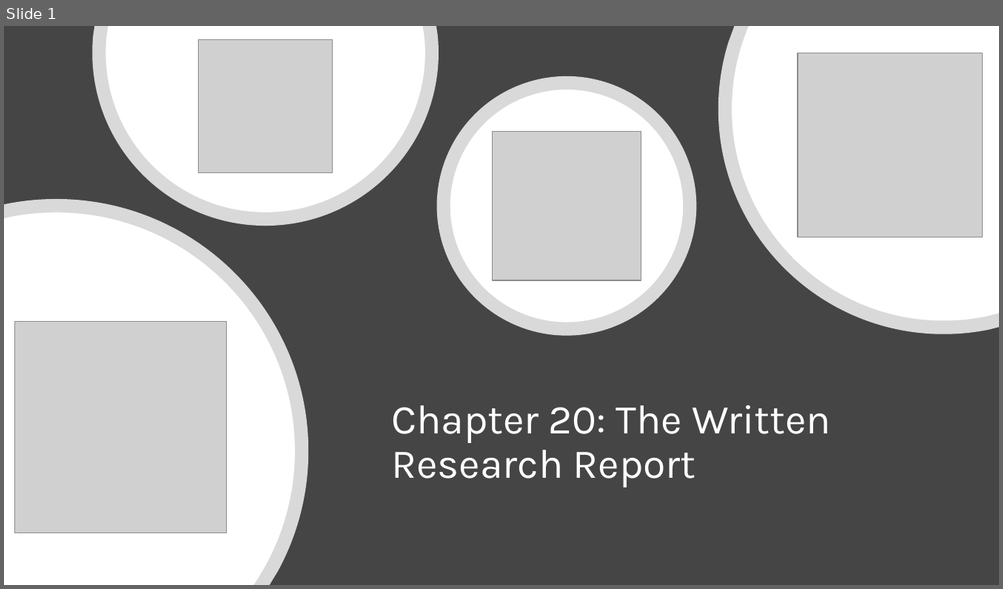
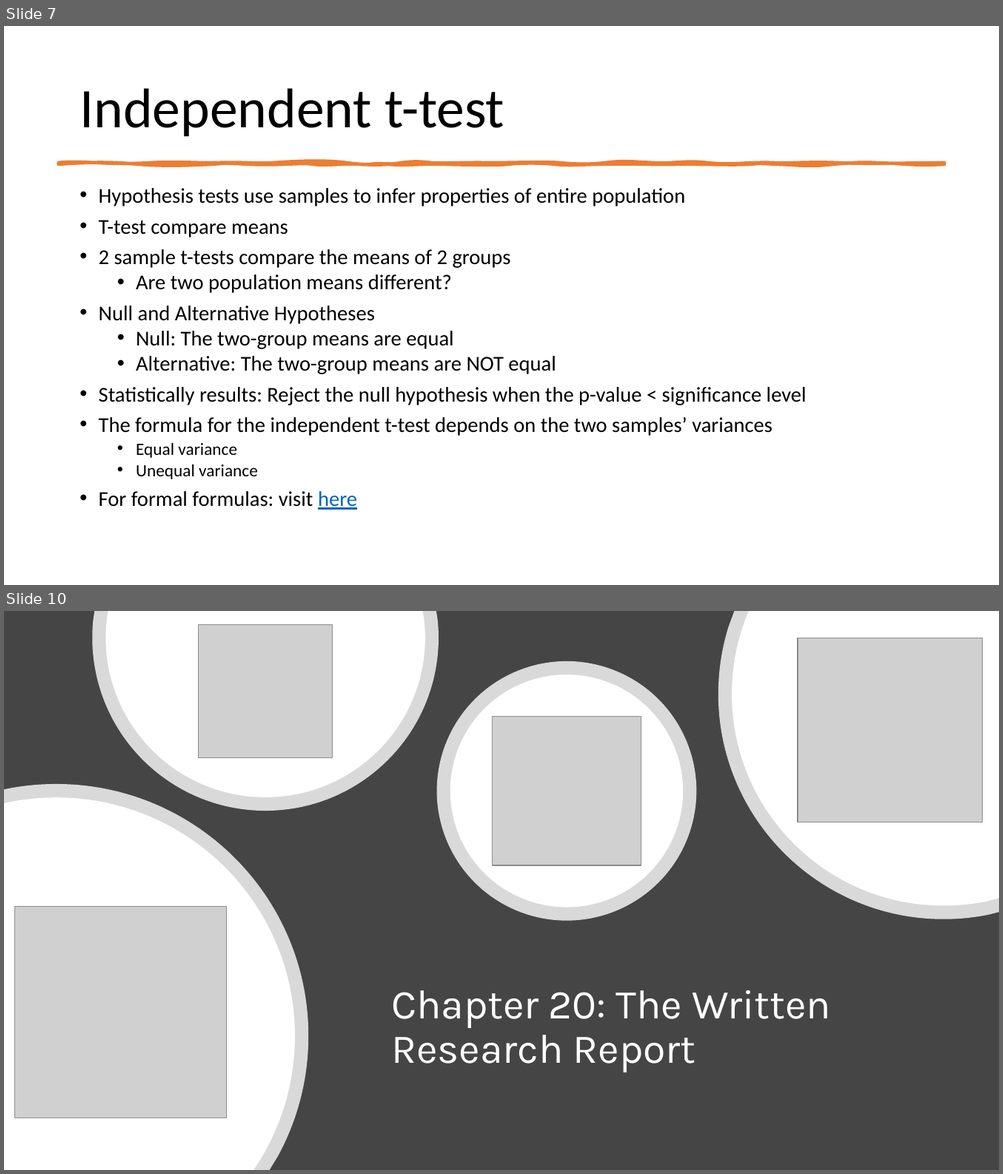
Before and after one commit to mikenguyen13/mar4050, a slide deck: lectures/10/2_Research Presentation.pptx. Shown one above the other, each under a label of ours: slide 1 before the commit, slides 7 and 10 after it; the slides between them are not shown. The pictures are 1003x589 and 1003x1174 pixels, drawn with LibreOffice and Linux fonts; fonts in the diff are those of the drawing; grey boxes stand for pictures. Boxes give left, top, right and bottom in pixels: in the first picture for what was removed or moved away, otherwise in the second. Text is boxed around its words. In the diff, an @@ line names an element or a change of style, - is before the commit and + after.

```diff
--- a/lectures/10/2_Research Presentation.pptx
+++ b/lectures/10/2_Research Presentation.pptx
@@ slide 7 added at (4, 26, 999, 585), background #FFFFFF @@
@@ title added at (79, 88, 504, 137), 54 pt, text #000000 @@
+Independent t-test
@@ freeform shape added at (59, 163, 944, 164), fill #ED7D31, outline #ED7D31 3.25 pt @@
@@ text added at (99, 188, 806, 510), 20.4 pt, text #000000 @@
+• Hypothesis tests use samples to infer properties of entire population
+• T-test compare means
+• 2 sample t-tests compare the means of 2 groups
+  • Are two population means different?
+• Null and Alternative Hypotheses
+  • Null: The two-group means are equal
+  • Alternative: The two-group means are NOT equal
+• Statistically results: Reject the null hypothesis when the p-value < significance level
+• The formula for the independent t-test depends on the two samples’ variances
+  • Equal variance
+  • Unequal variance
+• For formal formulas: visit here
@@ what was slide 1 is now slide 10 @@
```
Also in this commit, not shown: 3 slides changed, 9 other slides added, 9 other files.
